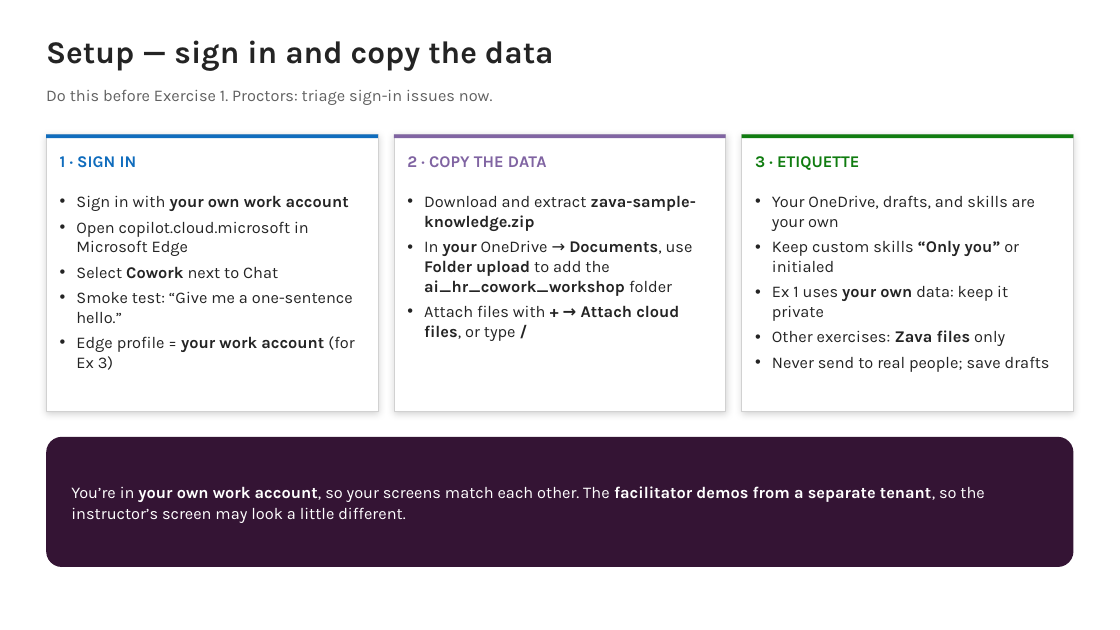
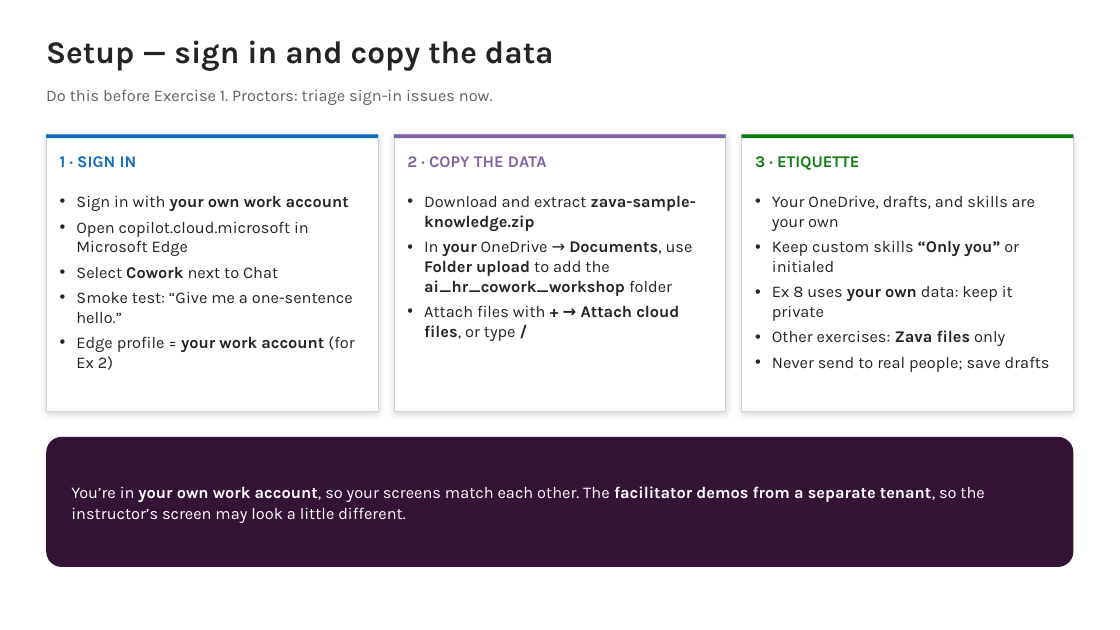
Before and after one commit to ragage/ai_hr_cowork_workshop, a slide deck: slide 10 of instructor/instructor-deck.pptx. Drawn at 1120x630 pixels with LibreOffice and Linux fonts; fonts in the diff are those of the drawing. Boxes give left, top, right and bottom in pixels: in the first picture for what was removed or moved away, otherwise in the second. Text is boxed around its words. In the diff, an @@ line names an element or a change of style, - is before the commit and + after.

```diff
--- a/instructor/instructor-deck.pptx
+++ b/instructor/instructor-deck.pptx
@@ text at box(772, 286, 1013, 321): text changed @@
-• Ex 1 uses your own data: keep it private
+• Ex 8 uses your own data: keep it private
@@ text at box(76, 336, 354, 370): text changed @@
-• Edge profile = your work account (for Ex 3)
+• Edge profile = your work account (for Ex 2)
```
Also in this commit, not shown: 43 other slides changed, 1 slide added, 55 other files.
